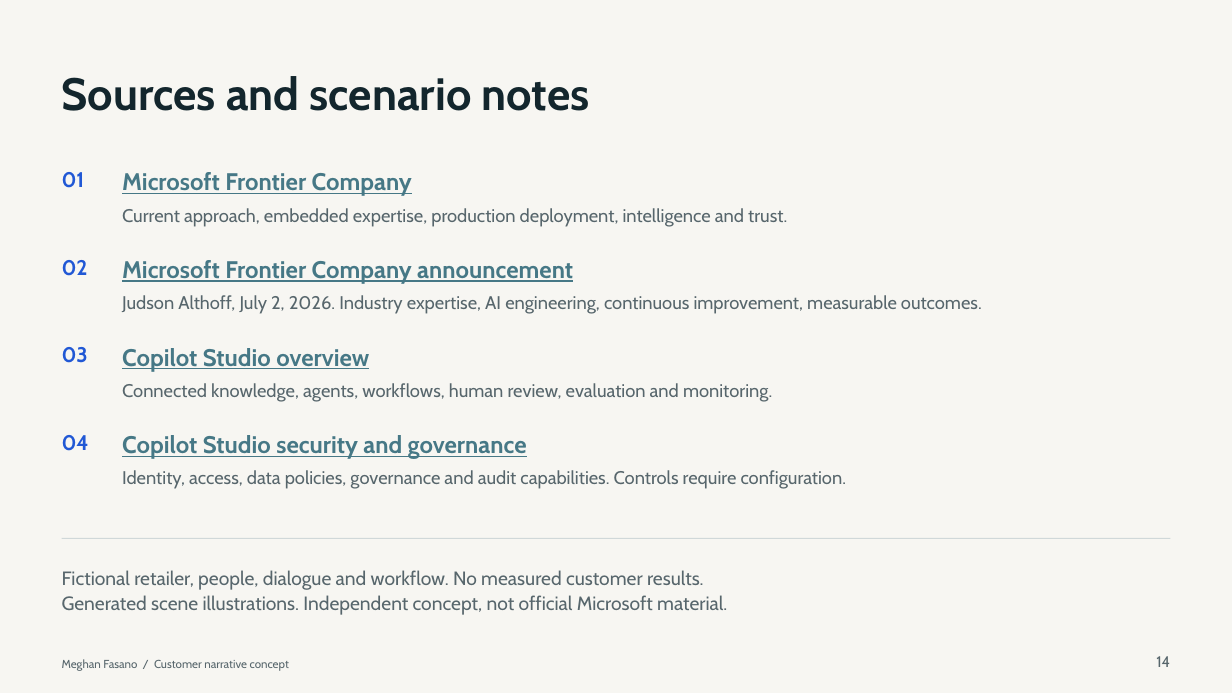
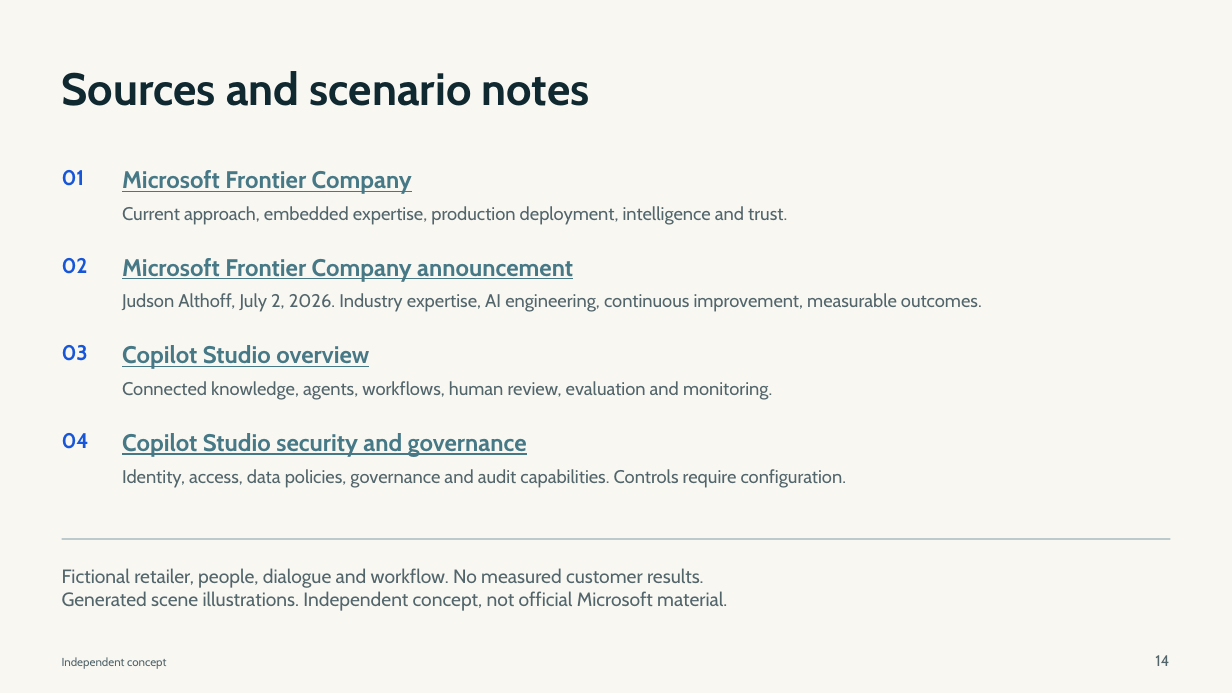
Before and after one commit to meobrien22/Meghan_Microsoft_Frontier_Portfolio, a slide deck: slide 14 of decks/frontier-customer/The-Promise-at-the-Other-End.pptx. Drawn at 1232x693 pixels with LibreOffice and Linux fonts; fonts in the diff are those of the drawing. Boxes give left, top, right and bottom in pixels: in the first picture for what was removed or moved away, otherwise in the second. Text is boxed around its words. In the diff, an @@ line names an element or a change of style, - is before the commit and + after.

Commit message:
Make portfolio and Frontier deck visual and easier to read

```diff
--- a/decks/frontier-customer/The-Promise-at-the-Other-End.pptx
+++ b/decks/frontier-customer/The-Promise-at-the-Other-End.pptx
@@ background #F7F6F2 to #F8F7F2 @@
@@ text "Sources and scenario notes" at bbox=[62, 71, 590, 106]: text colour #13262D to #102830; line spacing 1.08 to 1 @@
@@ text colour #2158D5 to #1756D8; line spacing 1.08 to 1 in 4 elements at bbox=[62, 170, 85, 186], bbox=[62, 258, 88, 274], bbox=[62, 345, 88, 361], bbox=[62, 433, 89, 449] @@
@@ line spacing 1.08 to 1 in 4 elements at bbox=[122, 170, 412, 194], bbox=[122, 258, 573, 282], bbox=[122, 345, 369, 369], bbox=[122, 433, 527, 457] @@
@@ rectangle at bbox=[62, 538, 1171, 540]: fill #D0D8D9 to #BCCACD @@
@@ text removed at bbox=[62, 659, 289, 671] @@
-Meghan Fasano / Customer narrative concept
@@ text added at bbox=[62, 657, 166, 669], 9 pt, text #52656B @@
+Independent concept
@@ text colour #57666C to #52656B; line spacing 1.08 to 1 in 5 elements at bbox=[122, 206, 787, 225], bbox=[122, 293, 982, 312], bbox=[122, 381, 772, 400], bbox=[62, 568, 727, 611], bbox=[1155, 655, 1169, 666] @@
```
Also in this commit, not shown: 4 other slides changed, 9 slides added, 9 slides removed, 20 other files.
